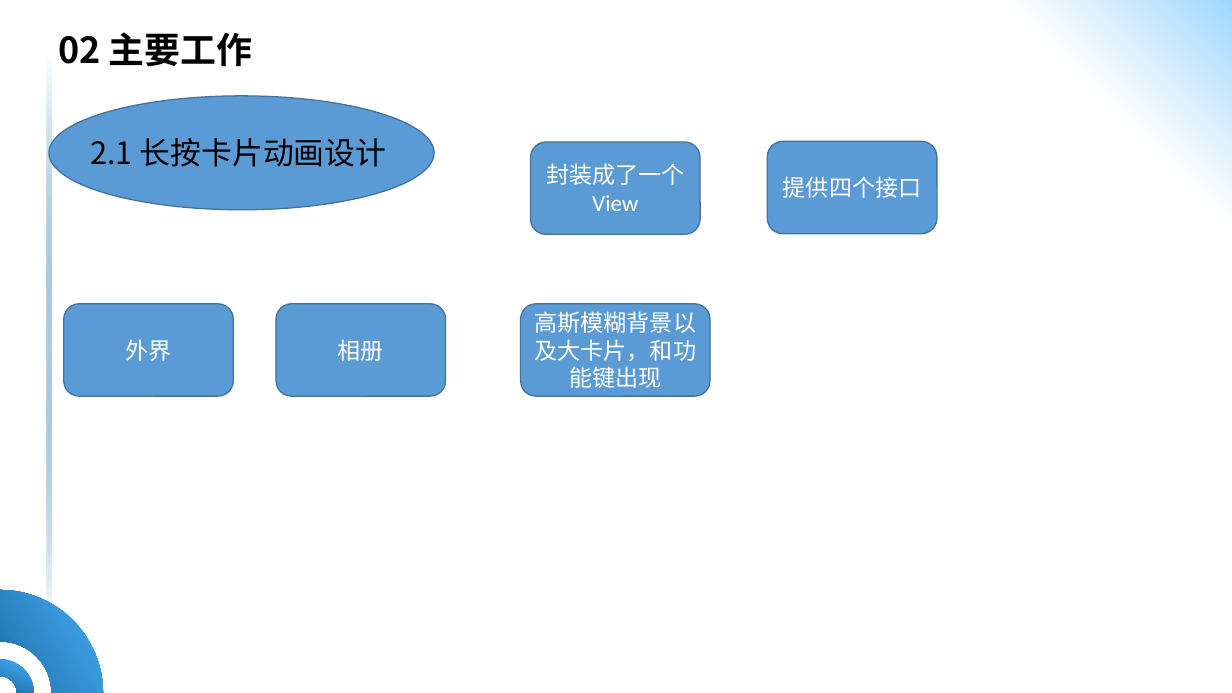
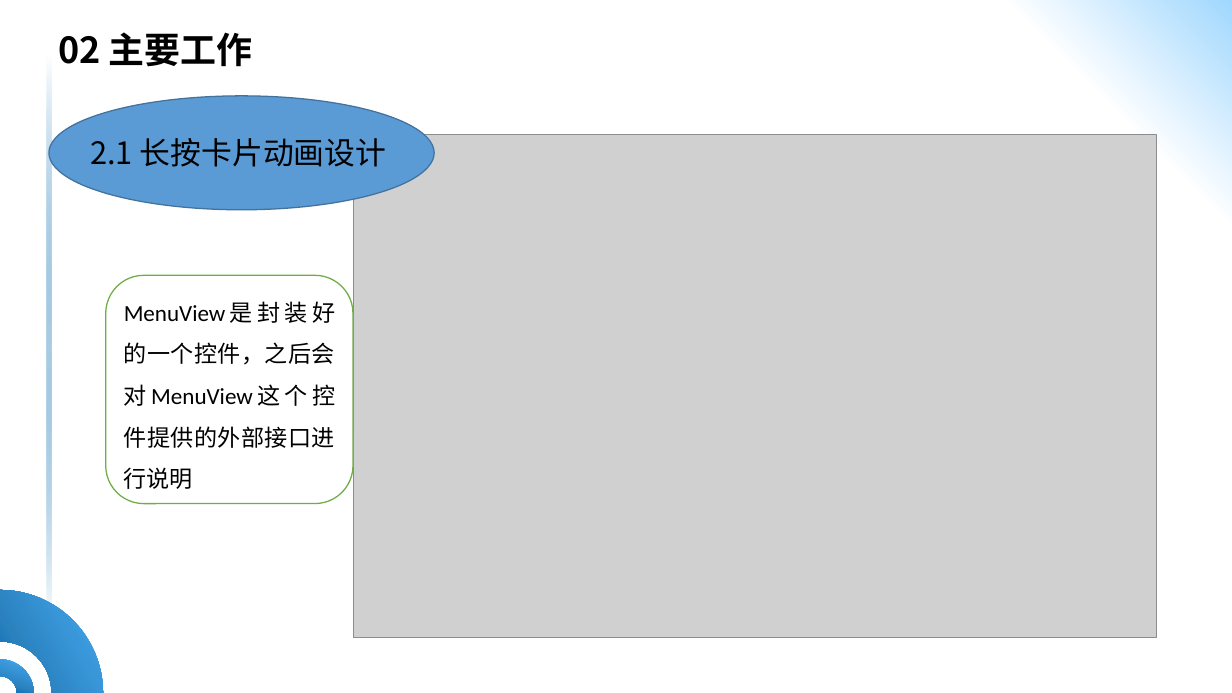
Before and after one commit to HQ-L/ppt-10.27, a slide deck: slide 7 of 答辩ppt-李慧奇.pptx. Drawn at 1232x693 pixels with LibreOffice and Linux fonts; fonts in the diff are those of the drawing; grey boxes stand for pictures; background and template pictures are left out. Boxes give left, top, right and bottom in pixels: in the first picture for what was removed or moved away, otherwise in the second. Text is boxed around its words. In the diff, an @@ line names an element or a change of style, - is before the commit and + after.

```diff
--- a/答辩ppt-李慧奇.pptx
+++ b/答辩ppt-李慧奇.pptx
@@ picture added at (353, 134, 1156, 638) @@
@@ rounded rectangle removed at (531, 142, 701, 235) @@
-封装成了一个View
@@ rounded rectangle removed at (767, 141, 937, 234) @@
-提供四个接口
@@ rounded rectangle added at (105, 275, 353, 504), fill #FFFFFF, outline #70AD47 1 pt @@
@@ rounded rectangle removed at (64, 304, 234, 396) @@
-外界
@@ rounded rectangle removed at (276, 304, 446, 396) @@
-相册
@@ rounded rectangle removed at (520, 304, 710, 396) @@
-高斯模糊背景以及大卡片，和功能键出现
@@ text added at (124, 342, 335, 406), 18 pt, text #000000 @@
+MenuView是封装好的一个控件，之后会对MenuView这个控件提供的外部接口进行说明
```
Also in this commit, not shown: 1 other slide changed, 1 other file.
